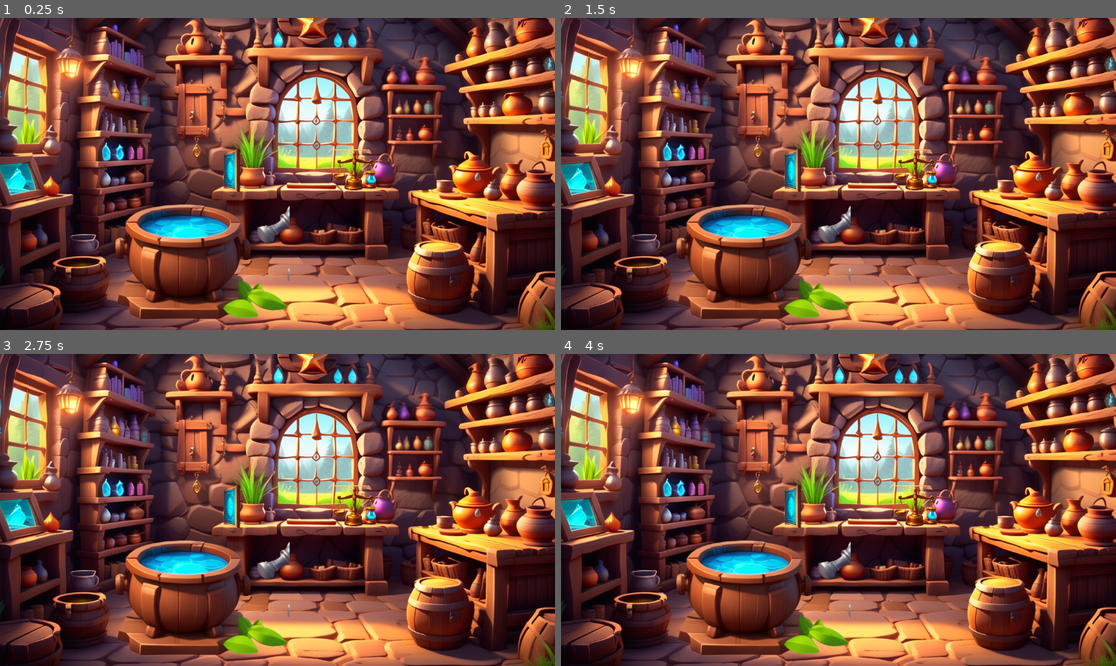
Above: before the commit, frames 1-4 (two rows, left to right).
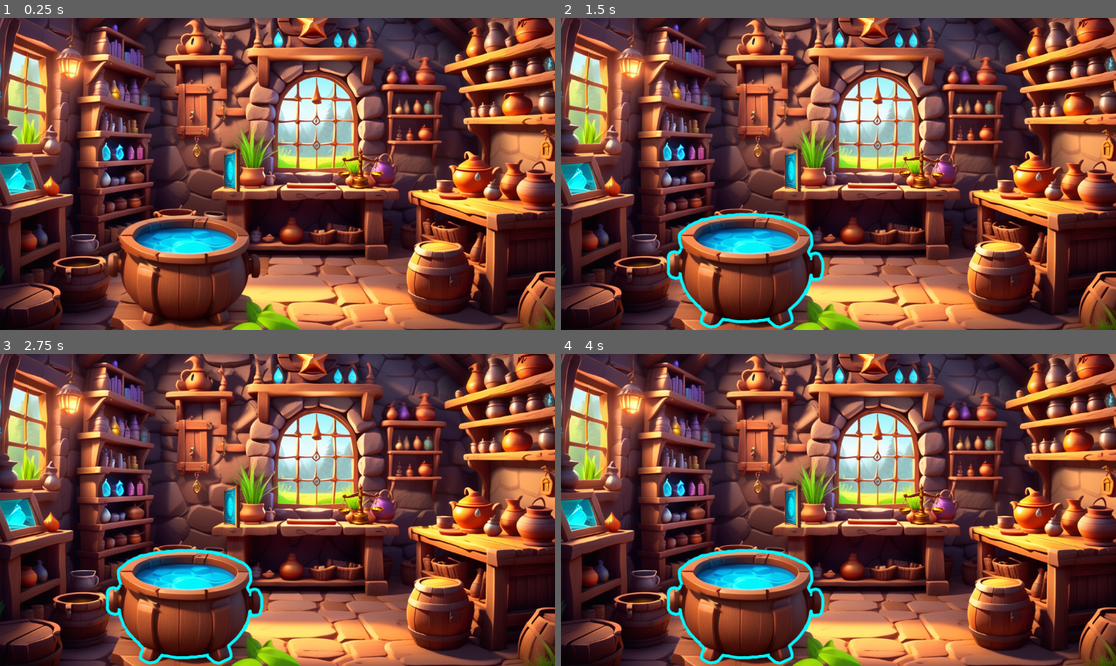
Above: after the commit, the same moments.

Repository: barnerd/Esmes-Apothecary
Game: Godot game, scene res://MainScenes/new_game.tscn
Same seed, same stepped clock (60 frames per second), same inputs: the game is played once before the commit and once after it. This scene is started directly instead of the project's main scene.
Inputs (mouse positions are in pixels of both pictures, inside the frame that each line leads up to):
- Up to frame 1 (0.25 s): no input
- Up to frame 2 (1.5 s): click (766, 280) at 0.52 s; click (766, 280) at 1.27 s
- Up to frame 3 (2.75 s): click (205, 616) at 2.02 s
- Up to frame 4 (4 s): tap Enter at 3.5 s

The runs differ from the first frame. In frame 1, 9.7% of the frame differs, in the area x 19-70%, y 41-100%; in frame 2, 10%; in frame 3, 10%; in frame 4, 10%.

Commit message:
Cauldron & Scales
Imported images for cauldron and scales. Added an outline when hovering over the cauldron. Constructed the scales and added move to them.

Diff:
--- a/MainScenes/new_game.tscn
+++ b/MainScenes/new_game.tscn
@@ -1,8 +1,10 @@
-[gd_scene load_steps=4 format=3 uid="uid://beeo6wb5btqkj"]
+[gd_scene load_steps=6 format=3 uid="uid://beeo6wb5btqkj"]
 
 [ext_resource type="Texture2D" uid="uid://c8ompoubljbgd" path="res://Images/inside.png" id="1_wptoa"]
-[ext_resource type="Texture2D" uid="uid://b2s3n5afjtyri" path="res://Images/objects01.png" id="2_8xn35"]
+[ext_resource type="Texture2D" uid="uid://brvfahusbs111" path="res://Images/cauldron.png" id="2_ety51"]
+[ext_resource type="Texture2D" uid="uid://5sn5cs44h2y4" path="res://Images/cauldron_outline.png" id="3_4yoej"]
 [ext_resource type="Texture2D" uid="uid://cpikbw07qvied" path="res://Images/scales.png" id="3_q84jd"]
+[ext_resource type="PackedScene" uid="uid://2vt8vqdvn28t" path="res://Objects/Scale.tscn" id="4_irobb"]
 
 [node name="NewGame" type="Node2D"]
 
@@ -15,22 +17,30 @@
 expand_mode = 3
 stretch_mode = 4
 
-[node name="Cauldron" type="Sprite2D" parent="."]
-position = Vector2(224, 376)
+[node name="Control" type="Control" parent="."]
+layout_mode = 3
+anchors_preset = 15
+anchor_right = 1.0
+anchor_bottom = 1.0
+grow_horizontal = 2
+grow_vertical = 2
+
+[node name="Cauldron" type="TextureButton" parent="Control"]
+layout_mode = 0
+offset_left = 218.0
+offset_top = 403.0
+offset_right = 710.0
+offset_bottom = 742.0
 scale = Vector2(0.834951, 0.834951)
-texture = ExtResource("2_8xn35")
-centered = false
-region_enabled = true
-region_rect = Rect2(405, 242, 452, 309)
+texture_normal = ExtResource("2_ety51")
+texture_hover = ExtResource("3_4yoej")
+stretch_mode = 4
 
-[node name="Scales" type="Sprite2D" parent="."]
-position = Vector2(736, 317)
-scale = Vector2(0.252187, 0.253644)
-texture = ExtResource("3_q84jd")
-region_enabled = true
-region_rect = Rect2(430, 249, 361, 343)
+[node name="Scale" parent="Control" instance=ExtResource("4_irobb")]
+position = Vector2(748, 347)
+scale = Vector2(0.258631, 0.258631)
 
-[node name="Tray" type="Sprite2D" parent="."]
+[node name="Tray" type="Sprite2D" parent="Control"]
 position = Vector2(481, 317)
 rotation = -1.5708
 scale = Vector2(0.24, 0.24)
--- /dev/null
+++ b/Objects/Scale.tscn
@@ -0,0 +1,30 @@
+[gd_scene load_steps=6 format=3 uid="uid://2vt8vqdvn28t"]
+
+[ext_resource type="Texture2D" uid="uid://duf3okum3xm8x" path="res://Images/Scales/Lever.PNG" id="1_k5ow5"]
+[ext_resource type="Script" path="res://Objects/ScalesLever.gd" id="2_dyr34"]
+[ext_resource type="Texture2D" uid="uid://cmov35c57evak" path="res://Images/Scales/Right Scale.PNG" id="2_pooqe"]
+[ext_resource type="Texture2D" uid="uid://cq15avnr4yjdl" path="res://Images/Scales/Left Scale.PNG" id="3_pdvpv"]
+[ext_resource type="Texture2D" uid="uid://d22gl0gdd36fc" path="res://Images/Scales/Base.PNG" id="4_quryv"]
+
+[node name="Scale" type="Node2D"]
+position = Vector2(209, 329)
+
+[node name="Lever" type="Sprite2D" parent="."]
+position = Vector2(0, -220)
+texture = ExtResource("1_k5ow5")
+offset = Vector2(3, 11)
+script = ExtResource("2_dyr34")
+
+[node name="RightScale" type="Sprite2D" parent="Lever"]
+position = Vector2(131, 32.5)
+texture = ExtResource("2_pooqe")
+offset = Vector2(2, 66)
+
+[node name="LeftScale" type="Sprite2D" parent="Lever"]
+position = Vector2(-127, 31.5)
+texture = ExtResource("3_pdvpv")
+offset = Vector2(-2, 66)
+
+[node name="Base" type="Sprite2D" parent="."]
+position = Vector2(51, -134)
+texture = ExtResource("4_quryv")
--- /dev/null
+++ b/Objects/ScalesLever.gd
@@ -0,0 +1,24 @@
+extends Sprite2D
+
+@onready var left_scale: Sprite2D = $LeftScale
+@onready var right_scale: Sprite2D = $RightScale
+
+@export var max_rotation: float = 0.35
+var current_rotation: float = 0.0
+
+
+func _ready() -> void:
+	current_rotation = -max_rotation / 4
+	start_new_tween()
+
+
+func _process(delta: float) -> void:
+	$LeftScale.rotation = -self.rotation
+	$RightScale.rotation = -self.rotation
+
+
+func start_new_tween() -> void:
+	current_rotation *= -1.0
+	var tween = get_tree().create_tween()
+	tween.tween_property(self, "rotation", randf_range(current_rotation / 2.0, current_rotation), randf_range(1.3, 2.0))
+	tween.tween_callback(start_new_tween)
Binary file added: Images/Scales/1 oz weight.PNG
Binary file added: Images/Scales/10 oz weight.PNG
Binary file added: Images/Scales/5 oz weight.PNG
Binary file added: Images/Scales/Base.PNG
Binary file added: Images/Scales/Left Scale.PNG
Binary file added: Images/Scales/Lever.PNG
Binary file added: Images/Scales/Right Scale.PNG
Binary file added: Images/cauldron.png
Binary file added: Images/cauldron_outline.png
Not shown, changed: .gitignore
